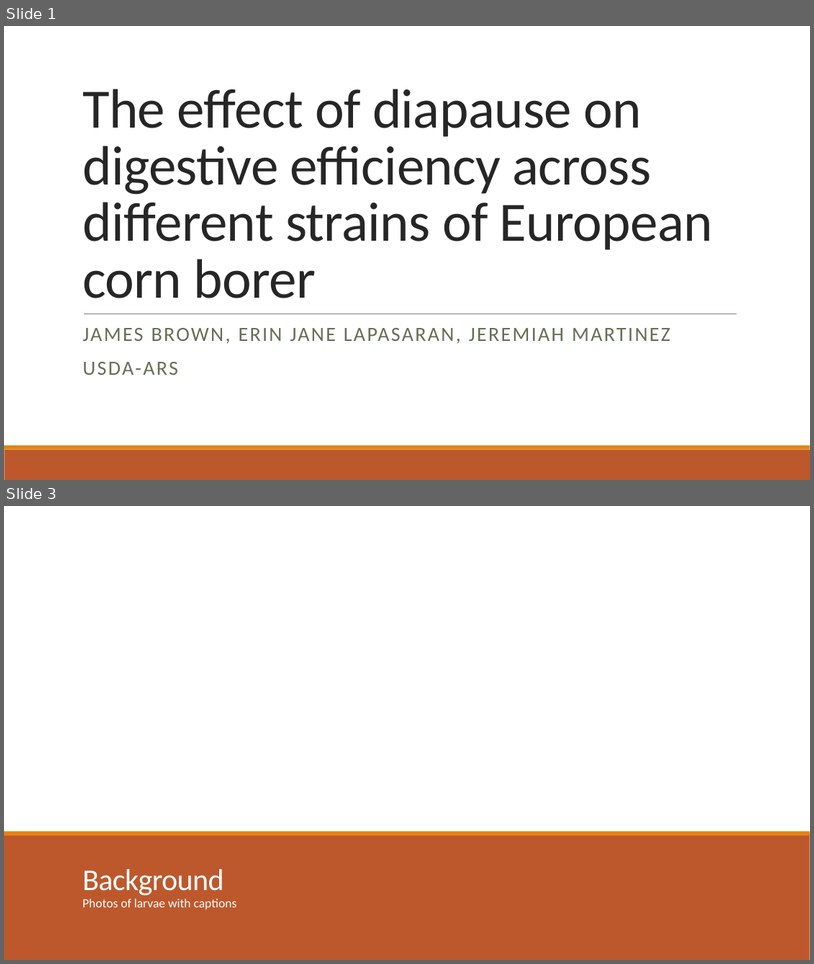
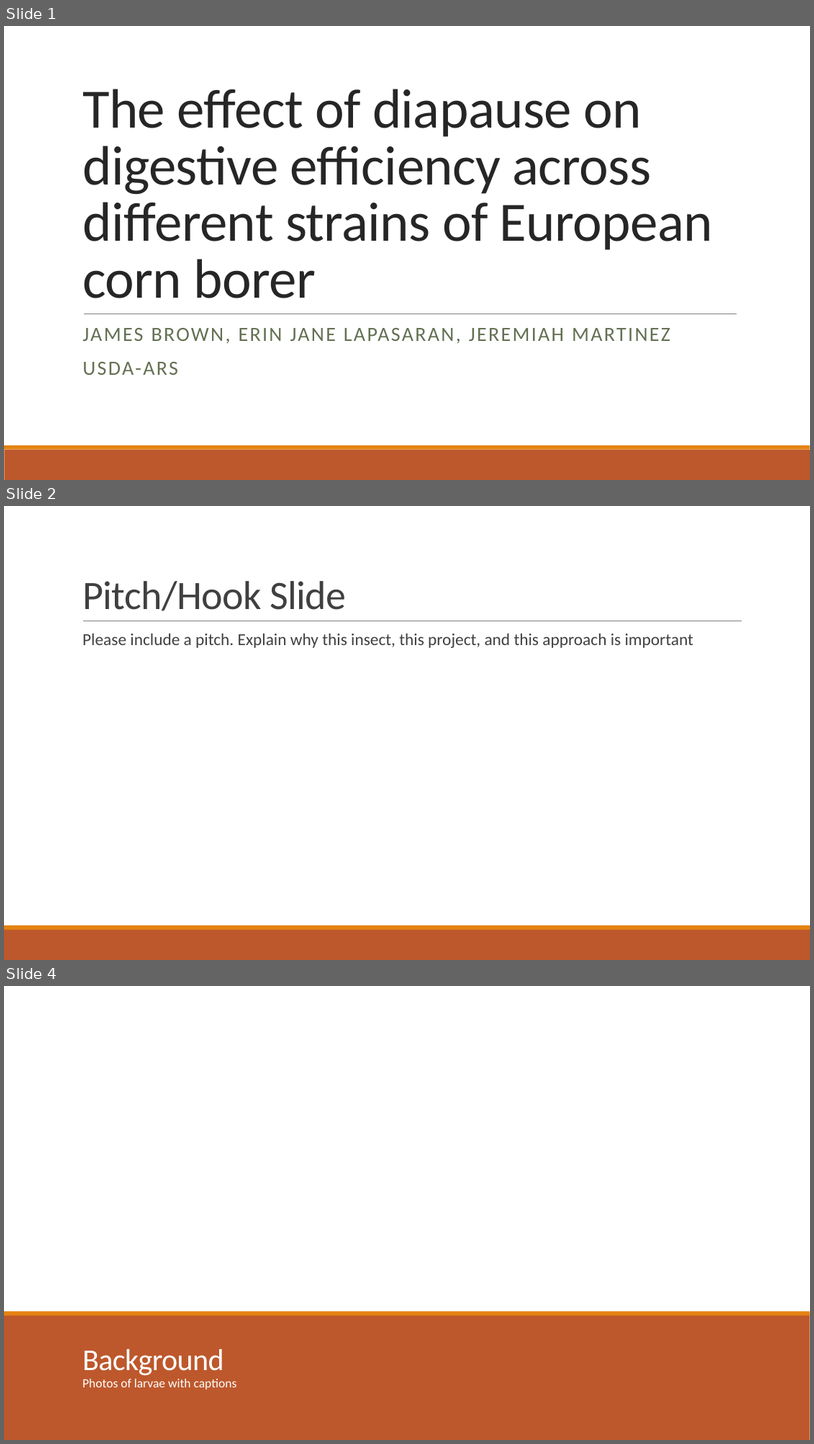
Before and after one commit to jamestbrown5/2018_Undergrad-Summer-Project, a slide deck: Documents/Summer Project Presentation.pptx. Shown one above the other, each under a label of ours: slides 1 and 3 before the commit, slides 1, 2 and 4 after it; the slides between them are not shown. The pictures are 814x964 and 814x1444 pixels, drawn with LibreOffice and Linux fonts; fonts in the diff are those of the drawing. Boxes give left, top, right and bottom in pixels: in the first picture for what was removed or moved away, otherwise in the second. Text is boxed around its words. In the diff, an @@ line names an element or a change of style, - is before the commit and + after.

Commit message:
Please review my edits

```diff
--- a/Documents/Summer Project Presentation.pptx
+++ b/Documents/Summer Project Presentation.pptx
@@ slide 2 added at (x1=4, y1=506, x2=810, y2=960), background #FFFFFF; not listed: 2 template elements that a slide beside it also shows @@
@@ title added at (x1=82, y1=581, x2=346, y2=611), 48 pt, text #404040 @@
+Pitch/Hook Slide
@@ text added at (x1=82, y1=633, x2=694, y2=648), 20 pt, text #404040 @@
+  Please include a pitch. Explain why this insect, this project, and this approach is important
@@ line added from (83, 621) to (743, 621), #808080 0.5 pt @@
@@ what was slide 3 is now slide 4 @@
```
Also in this commit, not shown: 5 slides changed, 2 other slides added, 1 slide removed.
